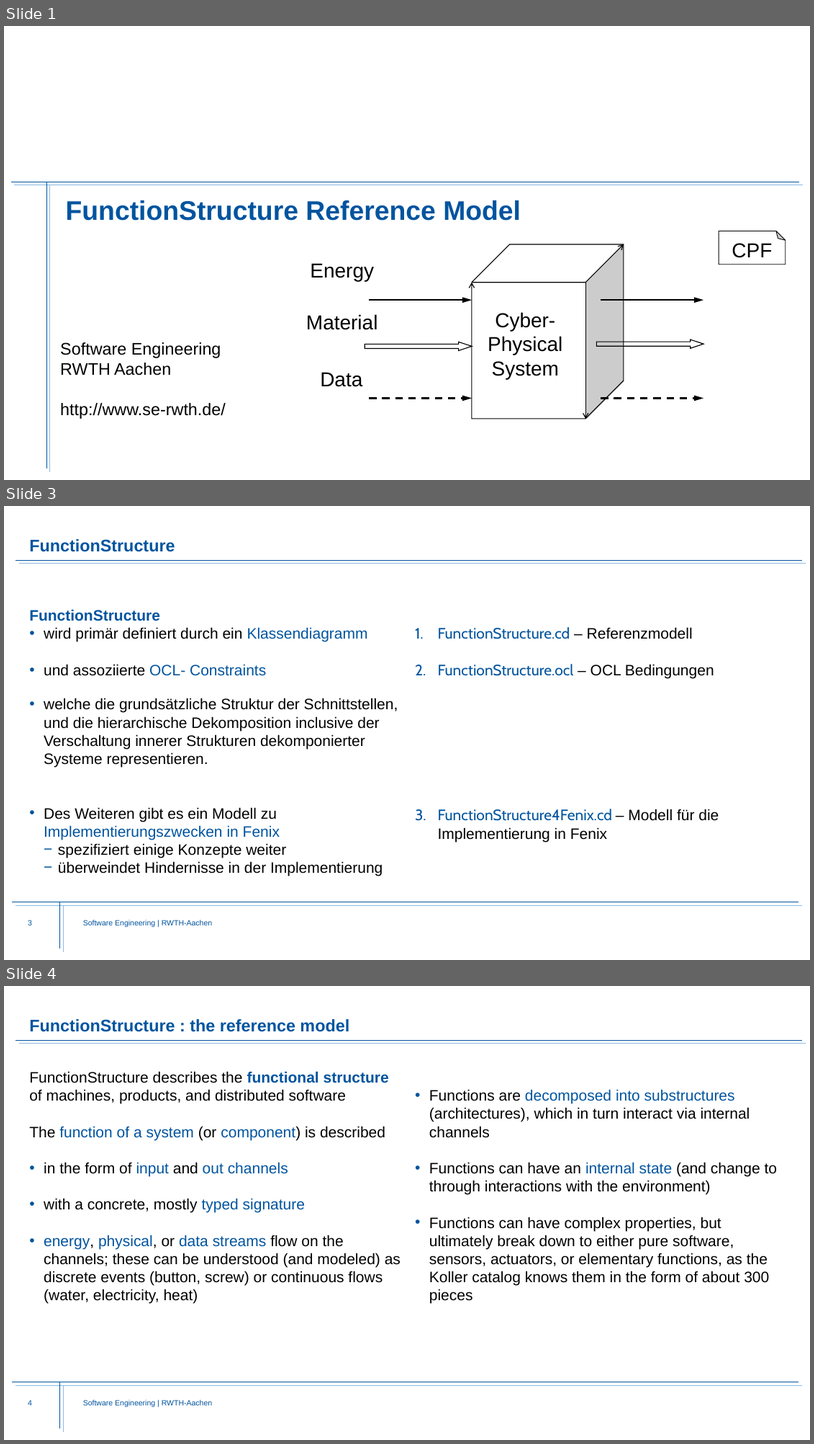
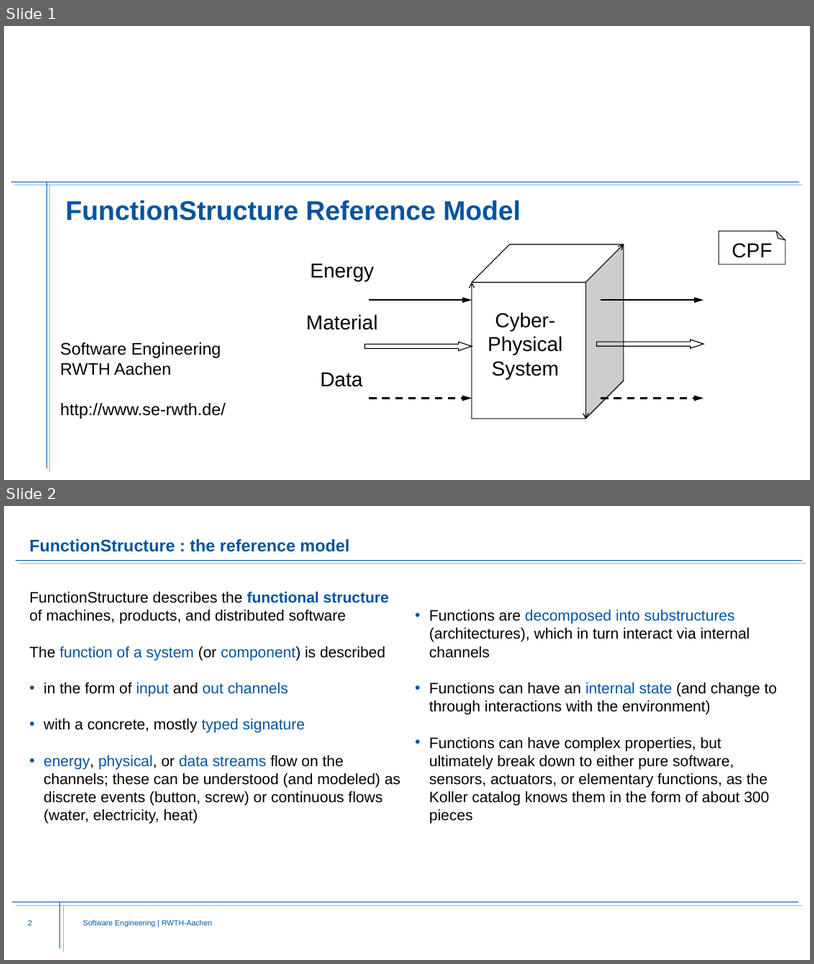
Before and after one commit to Fishi2402/montigem, a slide deck: products/syse_functions/doc/FunctionStructure.Explanation.pptx. Shown one above the other, each under a label of ours: slides 1, 3 and 4 before the commit, slides 1 and 2 after it; the slides between them are not shown. The pictures are 814x1444 and 814x964 pixels, drawn with LibreOffice and Linux fonts; fonts in the diff are those of the drawing; background and template pictures are left out. Boxes give left, top, right and bottom in pixels: in the first picture for what was removed or moved away, otherwise in the second. Text is boxed around its words. In the diff, an @@ line names an element or a change of style, - is before the commit and + after.

```diff
--- a/products/syse_functions/doc/FunctionStructure.Explanation.pptx
+++ b/products/syse_functions/doc/FunctionStructure.Explanation.pptx
@@ slide 3 removed at (4,506,810,960), background #FFFFFF; not listed: 8 template elements that a slide beside it also shows @@
@@ title removed at (29,539,175,552) @@
-FunctionStructure
@@ text removed at (29,609,399,876) @@
-FunctionStructure
-• wird primär definiert durch ein Klassendiagramm
-• und assoziierte OCL- Constraints
-• welche die grundsätzliche Struktur der Schnittstellen, und die hierarchische Dekomposition inclusive der Verschaltung innerer Strukturen dekomponierter Systeme representieren.
-• Des Weiteren gibt es ein Modell zu Implementierungszwecken in Fenix
-  − spezifiziert einige Konzepte weiter
-  − überweindet Hindernisse in der Implementierung
@@ text removed at (438,627,719,842) @@
-1. FunctionStructure.cd – Referenzmodell
-2. FunctionStructure.ocl – OCL Bedingungen
-3. FunctionStructure4Fenix.cd – Modell für die Implementierung in Fenix
@@ what was slide 4 is now slide 2 @@
@@ page number at (28,919,32,925): text changed @@
-4
+2
```
Also in this commit, not shown: 5 slides changed, 1 other slide removed.
